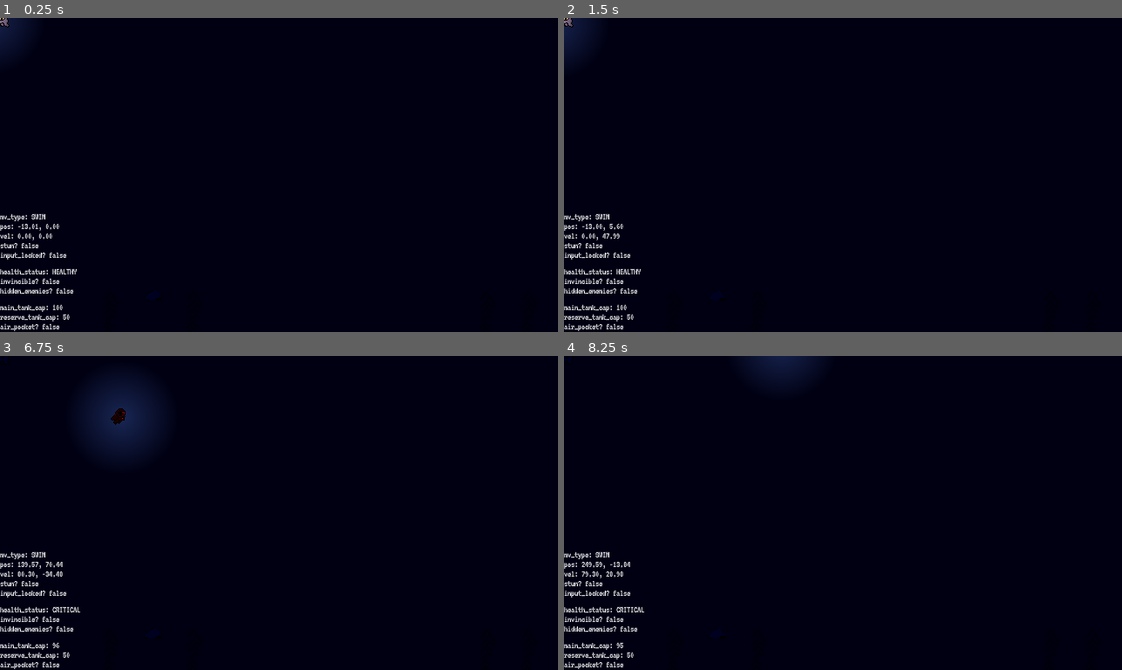
Above: before the commit, frames 1-4 (two rows, left to right).
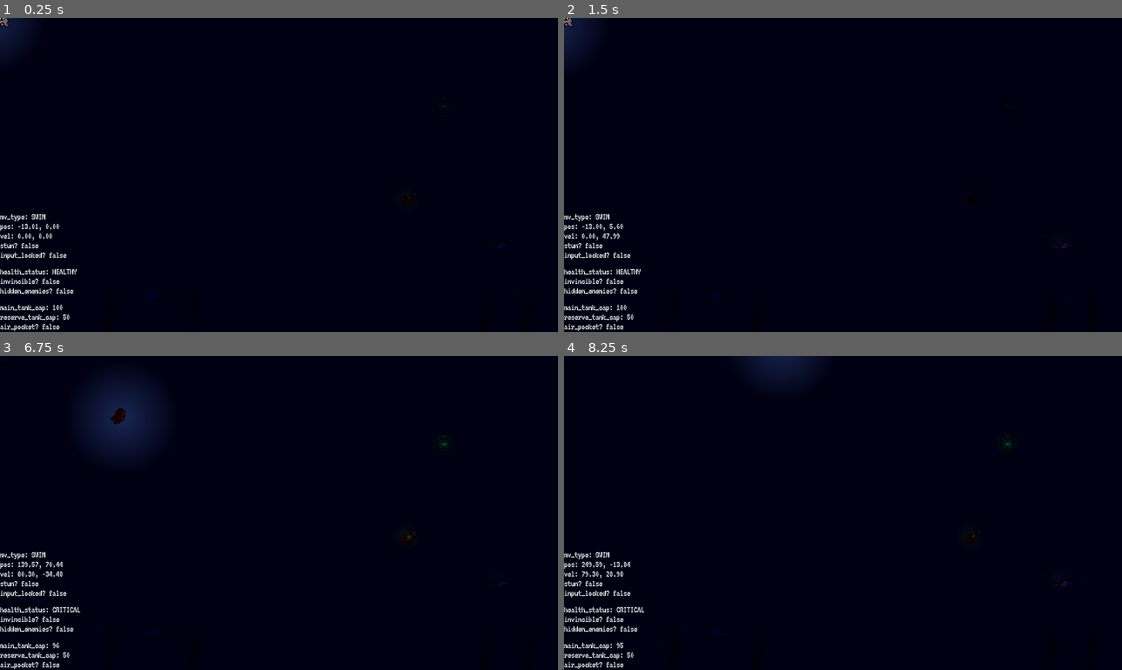
Above: after the commit, the same moments.

Repository: Absolute-Cinema-GameDev/callisto-game
Game: Godot game, scene res://scenes/entities/player/darkness_fog_test.tscn
Same seed, same stepped clock (60 frames per second), same inputs: the game is played once before the commit and once after it. This scene is started directly instead of the project's main scene.
Inputs (mouse positions are in pixels of both pictures, inside the frame that each line leads up to):
- Up to frame 1 (0.25 s): no input
- Up to frame 2 (1.5 s): tap Enter at 0.5 s; move the mouse to (965, 159) at 0.52 s; hold D (move_right) 0.53-1.28 s; hold Space (interact) 0.53-1.28 s; move the mouse to (731, 190) at 1.27 s; hold S (move_down) from 1.28 s (still down); tap Space (interact) at 1.35 s
- Up to frame 3 (6.75 s): move the mouse to (334, 443) at 2.02 s; release S (move_down) at 2.03 s; hold D (move_right) 2.03-2.78 s; hold Space (interact) 2.03-2.78 s; move the mouse to (251, 575) at 2.77 s; hold W (move_up) 2.78-3.53 s; tap Space (interact) at 2.85, 4.35, 5.85 s; move the mouse to (446, 560) at 3.52 s; hold Space (interact) 3.53-4.28 s; hold A (move_left) 3.53-5.03 s; move the mouse to (111, 465) at 4.27 s; move the mouse to (306, 513) at 5.02 s; hold S (move_down) 5.03-5.78 s; hold Space (interact) 5.03-5.78 s; move the mouse to (195, 434) at 5.77 s; hold D (move_right) 5.78-6.53 s; move the mouse to (401, 497) at 6.52 s; hold W (move_up) from 6.53 s (still down); hold Space (interact) from 6.53 s (still down)
- Up to frame 4 (8.25 s): move the mouse to (731, 528) at 7.27 s; release W (move_up) at 7.28 s; release Space (interact) at 7.28 s; hold D (move_right) 7.28-8.03 s; tap Space (interact) at 7.35 s; move the mouse to (898, 443) at 8.02 s; hold S (move_down) from 8.03 s (still down); hold Space (interact) from 8.03 s (still down)

The runs differ from the first frame. In frame 1, less than 0.1% of the frame differs, in the area x 72-92%, y 27-74%; in frame 2, less than 0.1%; in frame 3, less than 0.1%, in the area x 71-92%, y 25-74%; in frame 4, less than 0.1%.

Commit message:
feat: added light animation to crewmate

Diff:
--- a/scenes/entities/crewmate/crew_mate_1.tscn
+++ b/scenes/entities/crewmate/crew_mate_1.tscn
@@ -21,11 +21,51 @@
 "update": 1,
 "values": [0, 1, 2, 3, 4, 5, 6, 7, 8, 9, 10, 11]
 }
+tracks/1/type = "value"
+tracks/1/imported = false
+tracks/1/enabled = true
+tracks/1/path = NodePath("PointLight2D:energy")
+tracks/1/interp = 1
+tracks/1/loop_wrap = true
+tracks/1/keys = {
+"times": PackedFloat32Array(0, 0.12, 0.24),
+"transitions": PackedFloat32Array(1, 1, 1),
+"update": 0,
+"values": [0.0, 0.5, 0.0]
+}
+
+[sub_resource type="Animation" id="Animation_mrpsw"]
+length = 0.001
+tracks/0/type = "value"
+tracks/0/imported = false
+tracks/0/enabled = true
+tracks/0/path = NodePath("PointLight2D:energy")
+tracks/0/interp = 1
+tracks/0/loop_wrap = true
+tracks/0/keys = {
+"times": PackedFloat32Array(0),
+"transitions": PackedFloat32Array(1),
+"update": 0,
+"values": [0.5]
+}
 
 [sub_resource type="AnimationLibrary" id="AnimationLibrary_y2av8"]
 _data = {
+"RESET": SubResource("Animation_mrpsw"),
 "animation": SubResource("Animation_7uxhb")
 }
+
+[sub_resource type="Gradient" id="Gradient_wi1x3"]
+offsets = PackedFloat32Array(0, 0.766234)
+colors = PackedColorArray(1, 1, 1, 1, 0, 0, 0, 1)
+
+[sub_resource type="GradientTexture2D" id="GradientTexture2D_wy6qg"]
+gradient = SubResource("Gradient_wi1x3")
+width = 32
+height = 32
+fill = 1
+fill_from = Vector2(0.5, 0.5)
+fill_to = Vector2(1, 1)
 
 [node name="CrewMate1" type="CharacterBody2D"]
 
@@ -43,3 +83,9 @@
 }
 autoplay = "animation"
 speed_scale = 0.1
+
+[node name="PointLight2D" type="PointLight2D" parent="."]
+color = Color(1, 0.517647, 0.45098, 0.596078)
+energy = 0.5
+shadow_enabled = true
+texture = SubResource("GradientTexture2D_wy6qg")
--- a/scenes/entities/crewmate/crew_mate_2.tscn
+++ b/scenes/entities/crewmate/crew_mate_2.tscn
@@ -18,6 +18,18 @@
 "update": 1,
 "values": [2]
 }
+tracks/1/type = "value"
+tracks/1/imported = false
+tracks/1/enabled = true
+tracks/1/path = NodePath("PointLight2D:energy")
+tracks/1/interp = 1
+tracks/1/loop_wrap = true
+tracks/1/keys = {
+"times": PackedFloat32Array(0),
+"transitions": PackedFloat32Array(1),
+"update": 0,
+"values": [0.0]
+}
 
 [sub_resource type="Animation" id="Animation_u8g1u"]
 resource_name = "animation"
@@ -35,12 +47,36 @@
 "update": 1,
 "values": [0, 1, 2, 3, 4, 5, 6, 7, 8]
 }
+tracks/1/type = "value"
+tracks/1/imported = false
+tracks/1/enabled = true
+tracks/1/path = NodePath("PointLight2D:energy")
+tracks/1/interp = 1
+tracks/1/loop_wrap = true
+tracks/1/keys = {
+"times": PackedFloat32Array(0, 0.0333333, 0.0666667, 0.1, 0.133333, 0.166667, 0.2, 0.233333, 0.266667),
+"transitions": PackedFloat32Array(1, 1, 1, 1, 1, 1, 1, 1, 1),
+"update": 0,
+"values": [0.0, 0.2, 0.4, 0.6, 0.8, 1.0, 0.8, 0.4, 0.2]
+}
 
 [sub_resource type="AnimationLibrary" id="AnimationLibrary_avvh4"]
 _data = {
 "RESET": SubResource("Animation_njquf"),
 "animation": SubResource("Animation_u8g1u")
 }
+
+[sub_resource type="Gradient" id="Gradient_try8w"]
+offsets = PackedFloat32Array(0, 0.714286)
+colors = PackedColorArray(1, 1, 1, 0.788235, 0, 0, 0, 1)
+
+[sub_resource type="GradientTexture2D" id="GradientTexture2D_jun42"]
+gradient = SubResource("Gradient_try8w")
+width = 32
+height = 32
+fill = 1
+fill_from = Vector2(0.5, 0.5)
+fill_to = Vector2(1, 1)
 
 [node name="CrewMate2" type="CharacterBody2D"]
 
@@ -59,3 +95,8 @@
 }
 autoplay = "animation"
 speed_scale = 0.2
+
+[node name="PointLight2D" type="PointLight2D" parent="."]
+color = Color(0, 0.913725, 0, 0.556863)
+energy = 0.0
+texture = SubResource("GradientTexture2D_jun42")
--- a/scenes/entities/crewmate/crew_mate_3.tscn
+++ b/scenes/entities/crewmate/crew_mate_3.tscn
@@ -18,6 +18,18 @@
 "update": 1,
 "values": [1]
 }
+tracks/1/type = "value"
+tracks/1/imported = false
+tracks/1/enabled = true
+tracks/1/path = NodePath("PointLight2D:energy")
+tracks/1/interp = 1
+tracks/1/loop_wrap = true
+tracks/1/keys = {
+"times": PackedFloat32Array(0),
+"transitions": PackedFloat32Array(1),
+"update": 0,
+"values": [0.5]
+}
 
 [sub_resource type="Animation" id="Animation_tdw83"]
 resource_name = "animation"
@@ -35,12 +47,36 @@
 "update": 1,
 "values": [1, 2, 3, 4, 5, 6, 7, 8, 9, 10, 11, 0]
 }
+tracks/1/type = "value"
+tracks/1/imported = false
+tracks/1/enabled = true
+tracks/1/path = NodePath("PointLight2D:energy")
+tracks/1/interp = 1
+tracks/1/loop_wrap = true
+tracks/1/keys = {
+"times": PackedFloat32Array(0, 0.0333333, 0.0666667, 0.1, 0.133333, 0.166667, 0.2, 0.233333, 0.266667, 0.3, 0.333333, 0.366667),
+"transitions": PackedFloat32Array(1, 1, 1, 1, 1, 1, 1, 1, 1, 1, 1, 1),
+"update": 0,
+"values": [0.33, 0.66, 0.99, 0.66, 0.33, 0.0, 0.33, 0.66, 0.99, 0.66, 0.33, 0.0]
+}
 
 [sub_resource type="AnimationLibrary" id="AnimationLibrary_ypye7"]
 _data = {
 "RESET": SubResource("Animation_tgcnn"),
 "animation": SubResource("Animation_tdw83")
 }
+
+[sub_resource type="Gradient" id="Gradient_qqthf"]
+offsets = PackedFloat32Array(0, 0.753247)
+colors = PackedColorArray(1, 1, 1, 1, 0, 0, 0, 1)
+
+[sub_resource type="GradientTexture2D" id="GradientTexture2D_dic6i"]
+gradient = SubResource("Gradient_qqthf")
+width = 32
+height = 32
+fill = 1
+fill_from = Vector2(0.5, 0.5)
+fill_to = Vector2(1, 1)
 
 [node name="CrewMate3" type="CharacterBody2D"]
 
@@ -59,3 +95,8 @@
 }
 autoplay = "animation"
 speed_scale = 0.1
+
+[node name="PointLight2D" type="PointLight2D" parent="."]
+color = Color(0.705882, 0.705882, 0, 0.717647)
+energy = 0.5
+texture = SubResource("GradientTexture2D_dic6i")
--- a/scenes/entities/player/darkness_fog_test.tscn
+++ b/scenes/entities/player/darkness_fog_test.tscn
@@ -1,9 +1,12 @@
-[gd_scene load_steps=7 format=4 uid="uid://deavbgsaxqtod"]
+[gd_scene load_steps=10 format=4 uid="uid://deavbgsaxqtod"]
 
 [ext_resource type="PackedScene" uid="uid://b1ly5qti2o5ag" path="res://scenes/entities/player/player.tscn" id="1_cnmu3"]
 [ext_resource type="Texture2D" uid="uid://b1dyhyl5ib0t3" path="res://assets/levels/TileSea.png" id="2_2rusv"]
 [ext_resource type="PackedScene" uid="uid://d3w24fym0m4wj" path="res://scenes/entities/enemy-ambush/ambush.tscn" id="2_l8rps"]
 [ext_resource type="PackedScene" uid="uid://clsb0flmwrkei" path="res://scenes/entities/patrol/patrol.tscn" id="3_ly54m"]
+[ext_resource type="PackedScene" uid="uid://cng851s6pw0mw" path="res://scenes/entities/crewmate/crew_mate_1.tscn" id="5_ui2lb"]
+[ext_resource type="PackedScene" uid="uid://go1gobjeo68c" path="res://scenes/entities/crewmate/crew_mate_2.tscn" id="6_4y3cc"]
+[ext_resource type="PackedScene" uid="uid://c3ojet4klflcl" path="res://scenes/entities/crewmate/crew_mate_3.tscn" id="7_qb4po"]
 
 [sub_resource type="TileSetAtlasSource" id="TileSetAtlasSource_xjmft"]
 texture = ExtResource("2_2rusv")
@@ -788,3 +791,12 @@
 color = Color(0, 0, 0.27451, 1)
 
 [node name="Player" parent="." instance=ExtResource("1_cnmu3")]
+
+[node name="CrewMate1" parent="." instance=ExtResource("5_ui2lb")]
+position = Vector2(568, 256)
+
+[node name="CrewMate2" parent="." instance=ExtResource("6_4y3cc")]
+position = Vector2(508, 100)
+
+[node name="CrewMate3" parent="." instance=ExtResource("7_qb4po")]
+position = Vector2(466, 207)
Not shown: 1 places in scenes/entities/crewmate/crew_mate_1.tscn that only renumber resources
Not shown: 1 places in scenes/entities/crewmate/crew_mate_2.tscn that only renumber resources
Not shown: 1 places in scenes/entities/crewmate/crew_mate_3.tscn that only renumber resources
Not shown: 1 places in scenes/levels/cave00/level1.tscn that only renumber resources
